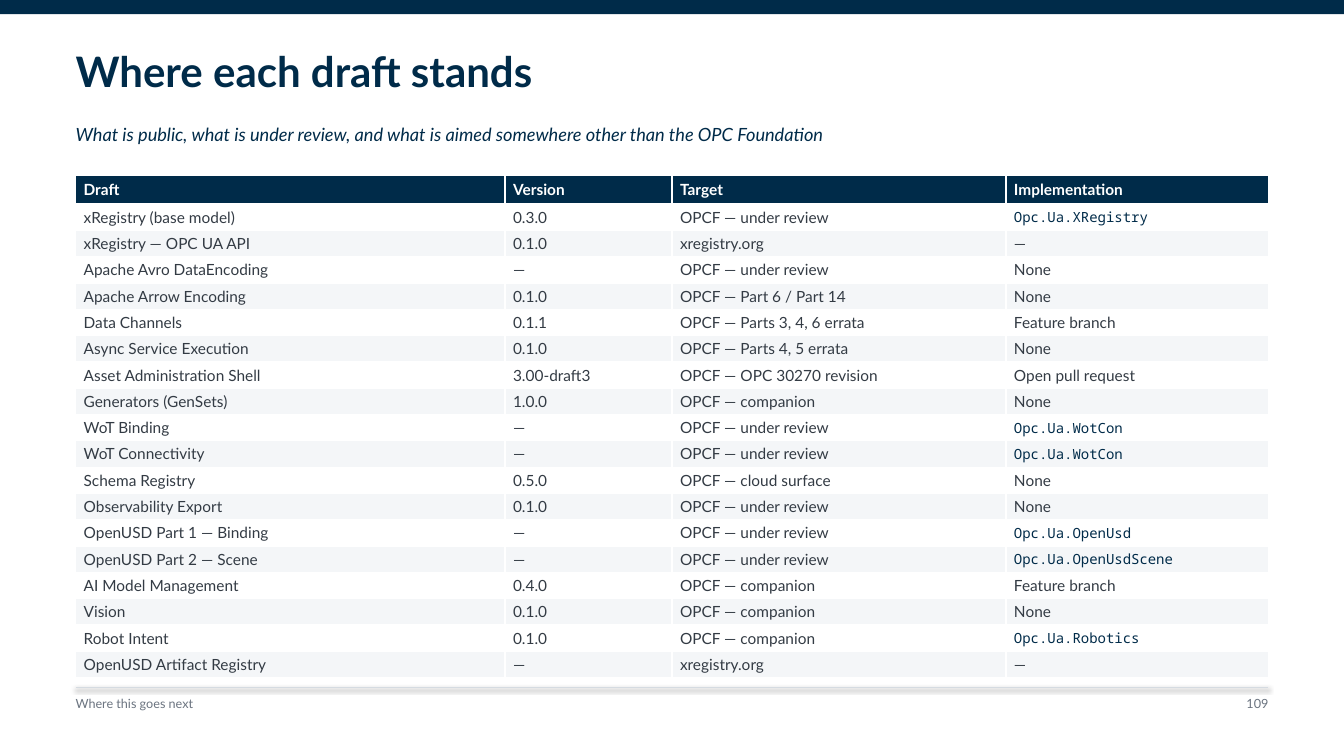
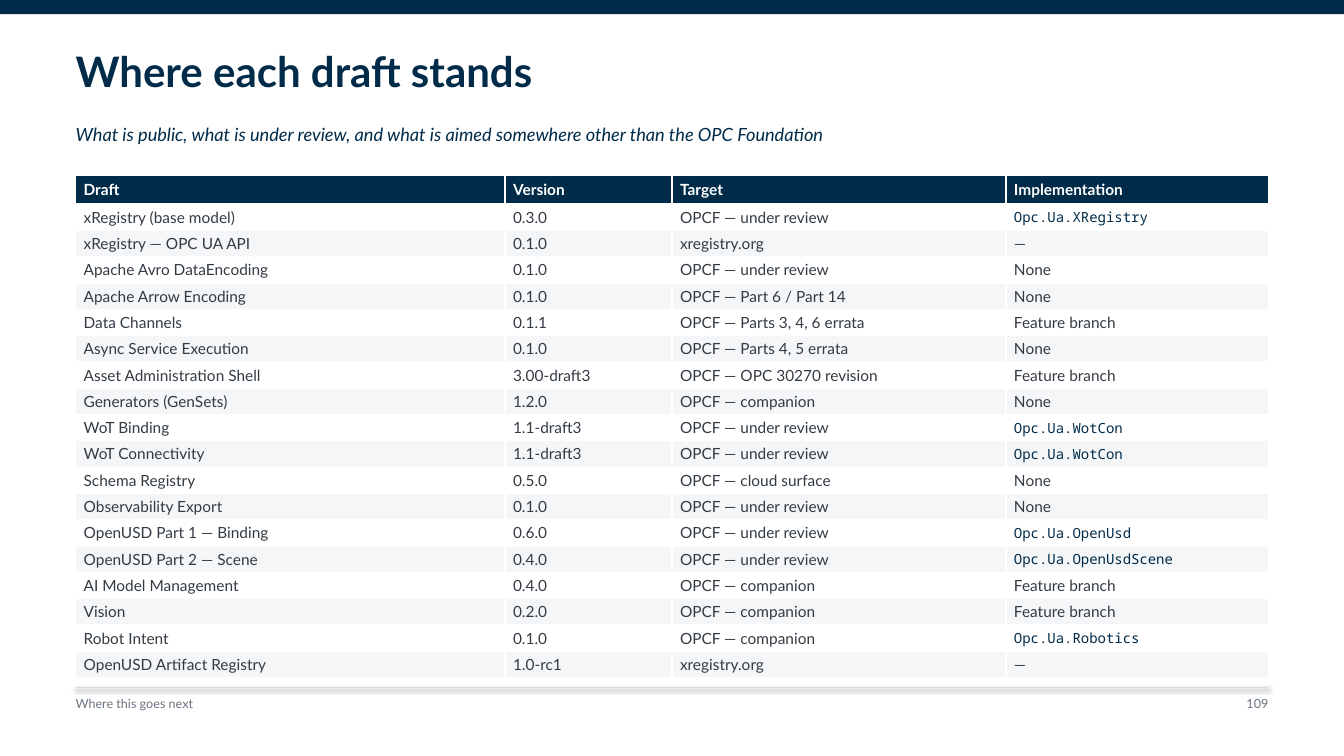
Before and after one commit to marcschier/opcua-drafts, a slide deck: slide 109 of decks/OPC-UA-Drafts-Overview.pptx. Drawn at 1344x756 pixels with LibreOffice and Linux fonts; fonts in the diff are those of the drawing. Boxes give left, top, right and bottom in pixels: in the first picture for what was removed or moved away, otherwise in the second. Text is boxed around its words. In the diff, an @@ line names an element or a change of style, - is before the commit and + after.

```diff
--- a/decks/OPC-UA-Drafts-Overview.pptx
+++ b/decks/OPC-UA-Drafts-Overview.pptx
@@ table at (76, 175, 1268, 677) @@
-row 4, column 2: —
+row 4, column 2: 0.1.0
-row 8, column 4: Open pull request
+row 8, column 4: Feature branch
-row 9, column 2: 1.0.0
+row 9, column 2: 1.2.0
-row 10, column 2: —
+row 10, column 2: 1.1-draft3
-row 11, column 2: —
+row 11, column 2: 1.1-draft3
-row 14, column 2: —
+row 14, column 2: 0.6.0
-row 15, column 2: —
+row 15, column 2: 0.4.0
-row 17, column 2: 0.1.0
+row 17, column 2: 0.2.0
-row 17, column 4: None
+row 17, column 4: Feature branch
-row 19, column 2: —
+row 19, column 2: 1.0-rc1
```
Also in this commit, not shown: 6 other slides changed, 9 other files.
